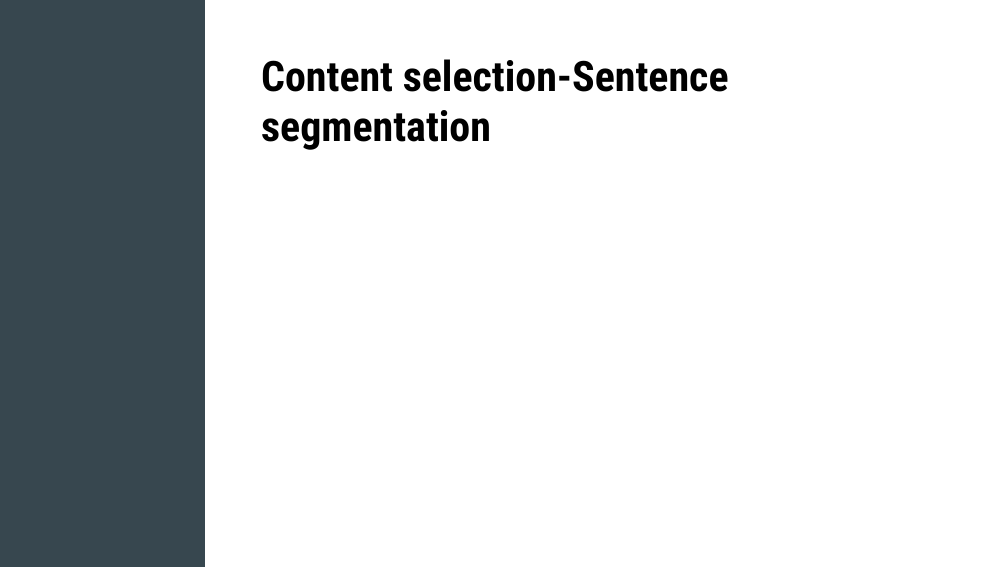
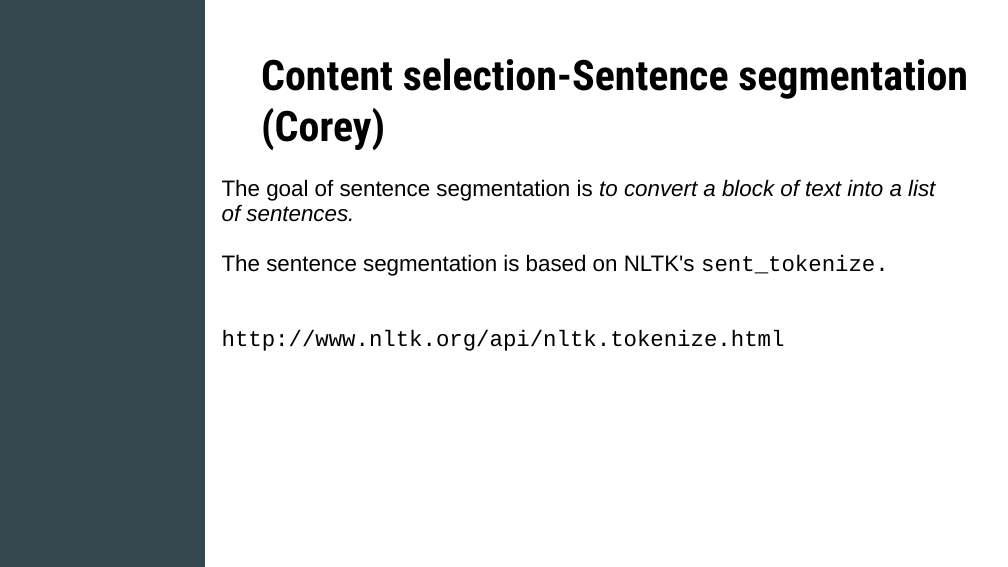
Before and after one commit to austin226/ling573, a slide deck: slide 5 of doc/D2_presentation.ppt (slide 4 before the commit). Drawn at 1008x567 pixels with LibreOffice and Linux fonts; fonts in the diff are those of the drawing. Boxes give left, top, right and bottom in pixels: in the first picture for what was removed or moved away, otherwise in the second. Text is boxed around its words. In the diff, an @@ line names an element or a change of style, - is before the commit and + after.

Commit message:
updating slides based on code

```diff
--- a/doc/D2_presentation.ppt
+++ b/doc/D2_presentation.ppt
@@ title at (x1=261, y1=58, x2=968, y2=150): text changed @@
-Content selection-Sentence segmentation
+Content selection-Sentence segmentation (Corey)
@@ text added at (x1=222, y1=179, x2=935, y2=351), 16 pt, text #000000 @@
+The goal of sentence segmentation is to convert a block of text into a list of sentences.
+The sentence segmentation is based on NLTK's sent_tokenize.
+http://www.nltk.org/api/nltk.tokenize.html
```
Also in this commit, not shown: 7 other slides changed, 3 slides added, 1 slide removed.
